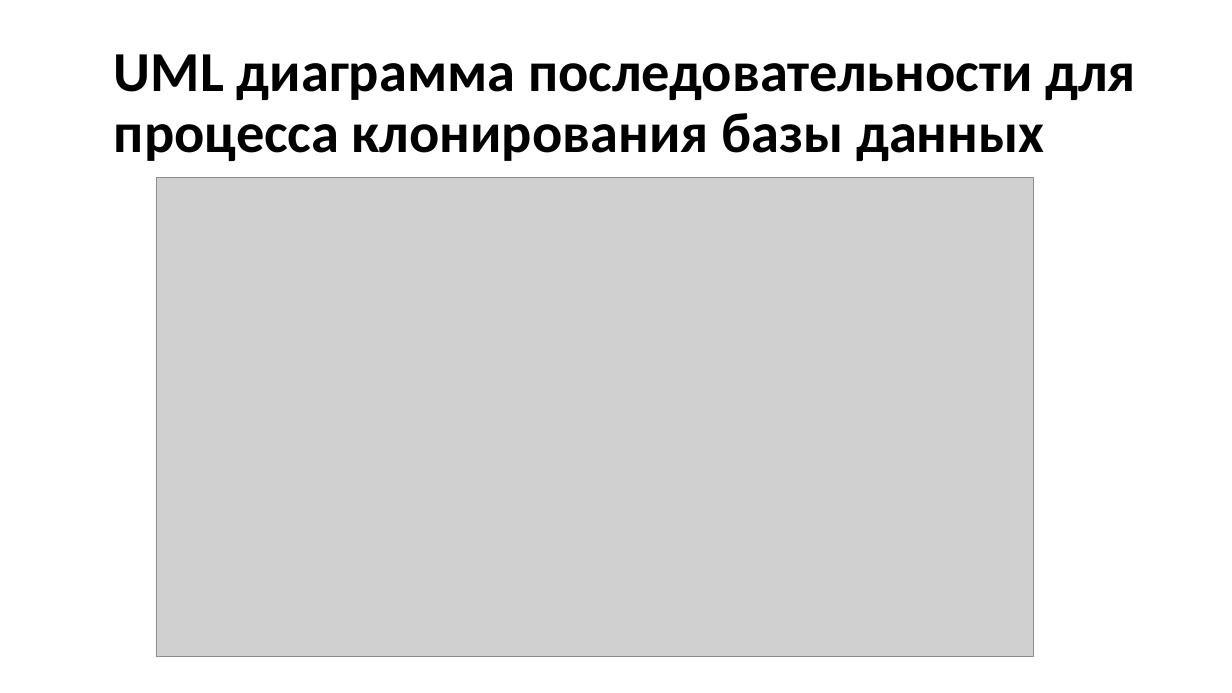
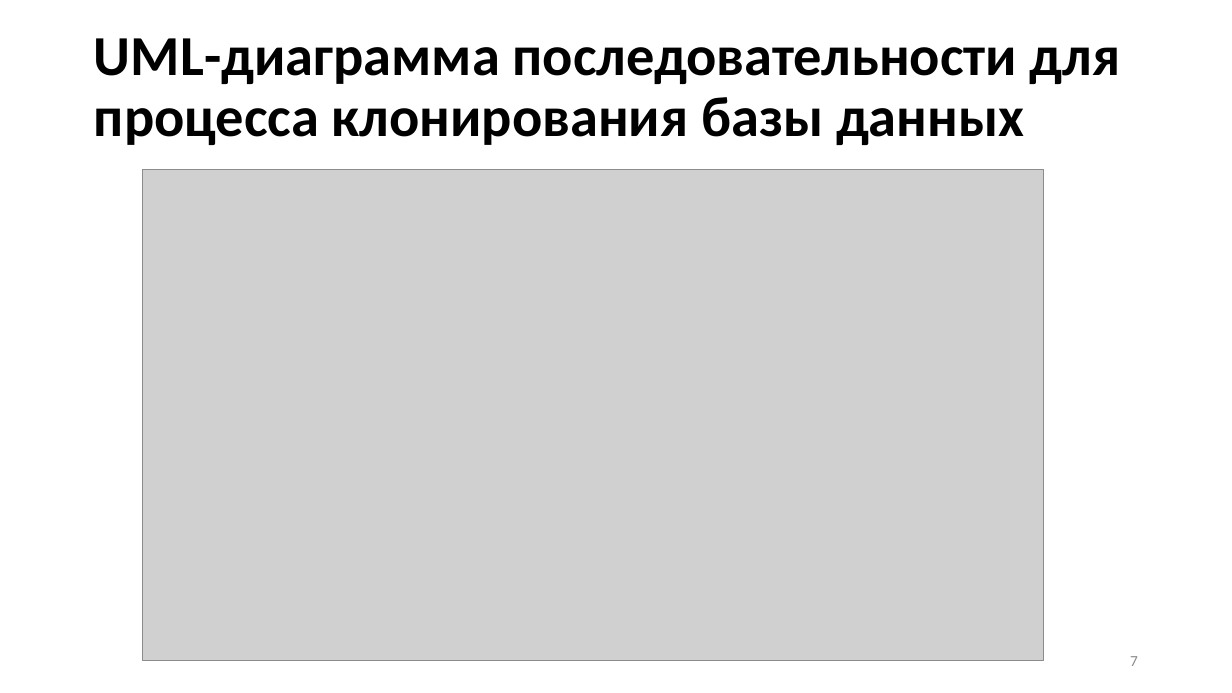
Before and after one commit to Hansola1/VKI, a slide deck: slide 7 of Диплом/Презентация/Бородина_Анастасия_Владимировна_2207Д2.pptx (slide 6 before the commit). Drawn at 1232x693 pixels with LibreOffice and Linux fonts; fonts in the diff are those of the drawing; grey boxes stand for pictures. Boxes give left, top, right and bottom in pixels: in the first picture for what was removed or moved away, otherwise in the second. Text is boxed around its words. In the diff, an @@ line names an element or a change of style, - is before the commit and + after.

Commit message:
Диплом
Презентация, диаграмма

```diff
--- a/Диплом/Презентация/Бородина_Анастасия_Владимировна_2207Д2.pptx
+++ b/Диплом/Презентация/Бородина_Анастасия_Владимировна_2207Д2.pptx
@@ title at bbox=[94, 38, 1121, 145]: text changed @@
-UML диаграмма последовательности для процесса клонирования базы данных
+UML-диаграмма последовательности для процесса клонирования базы данных
@@ picture: place and size @@
-picture at bbox=[156, 177, 1033, 656]
+picture at bbox=[143, 169, 1044, 661]
@@ page number added at bbox=[1130, 656, 1138, 666], 12 pt, text #8C8C8C @@
+7
```
Also in this commit, not shown: 7 other slides changed, 7 slides added, 4 slides removed, 4 other files.
